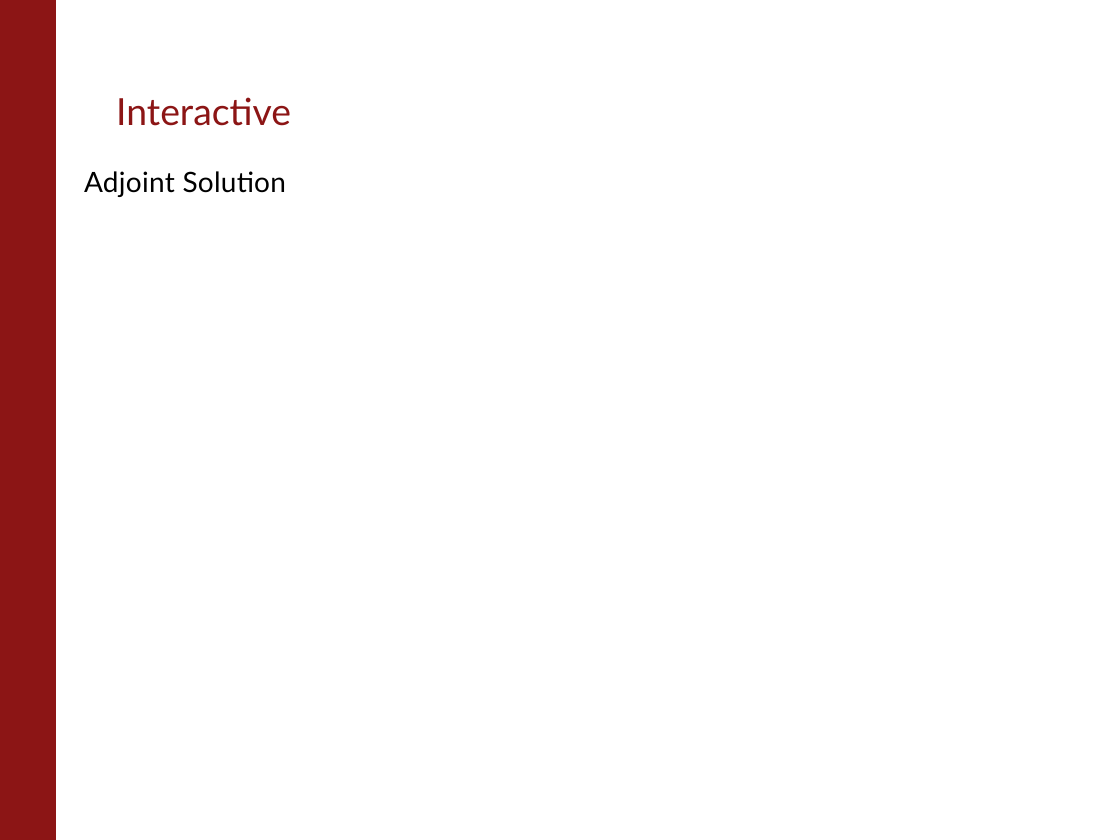
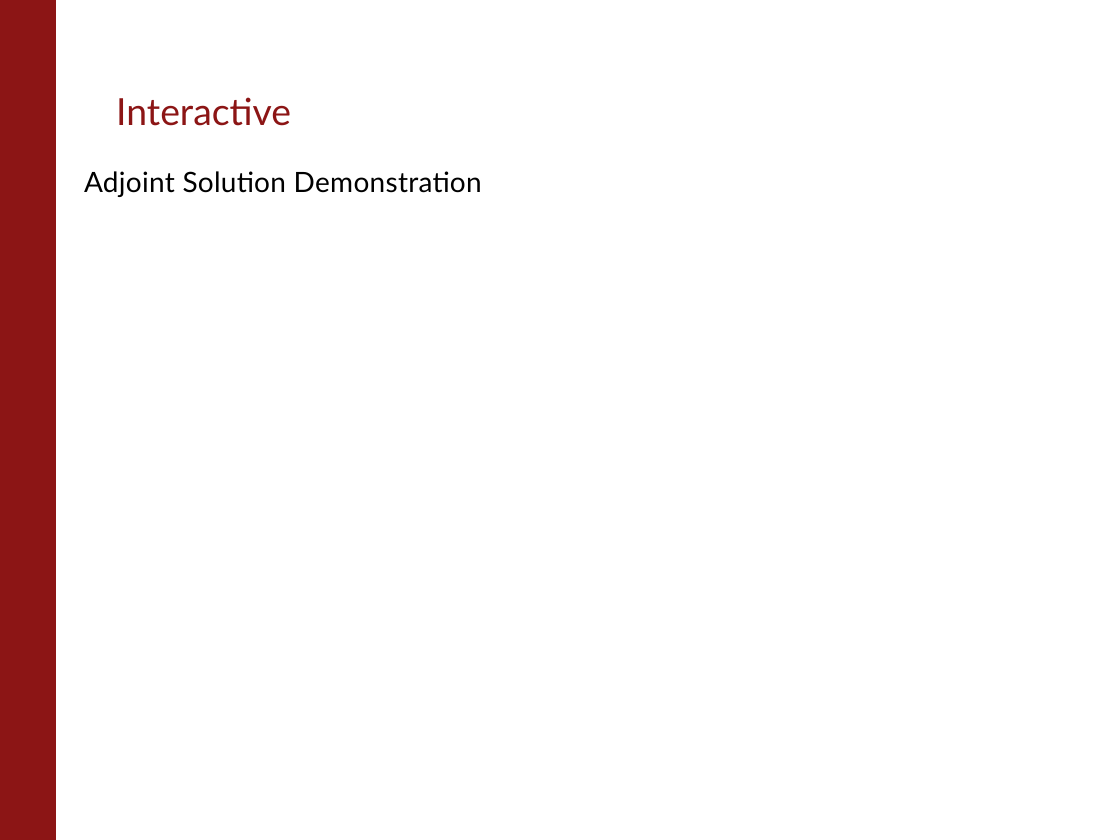
Before and after one commit to su2code/Documentation, a slide deck: slide 10 of Presentations/1st Workshop/Running_SU2.pptx (slide 11 before the commit). Drawn at 1120x840 pixels with LibreOffice and Linux fonts; fonts in the diff are those of the drawing; background and template pictures are left out. Boxes give left, top, right and bottom in pixels: in the first picture for what was removed or moved away, otherwise in the second. Text is boxed around its words. In the diff, an @@ line names an element or a change of style, - is before the commit and + after.

```diff
--- a/Presentations/1st Workshop/Running_SU2.pptx
+++ b/Presentations/1st Workshop/Running_SU2.pptx
@@ text at (84, 171, 482, 197): text changed @@
-Adjoint Solution
+Adjoint Solution Demonstration
```
Also in this commit, not shown: 3 other slides changed, 2 slides added, 1 slide removed, 1 other file.
